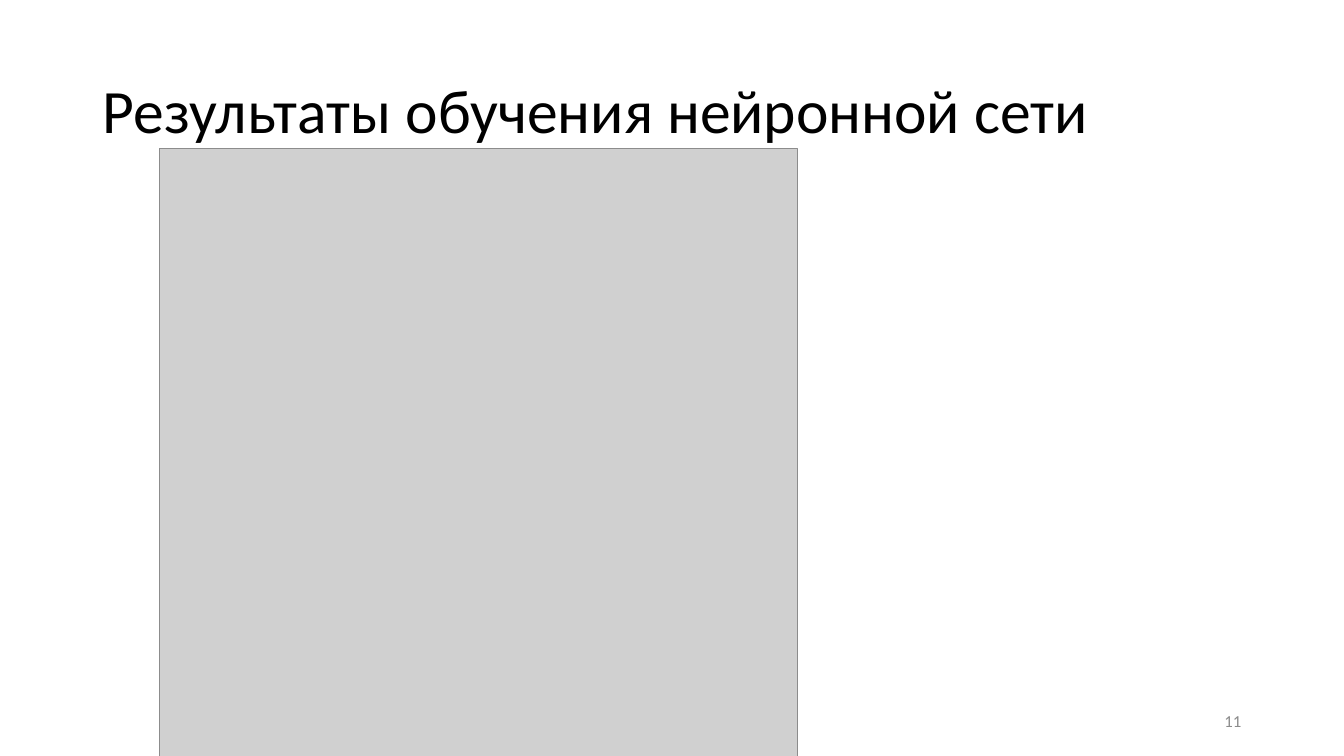
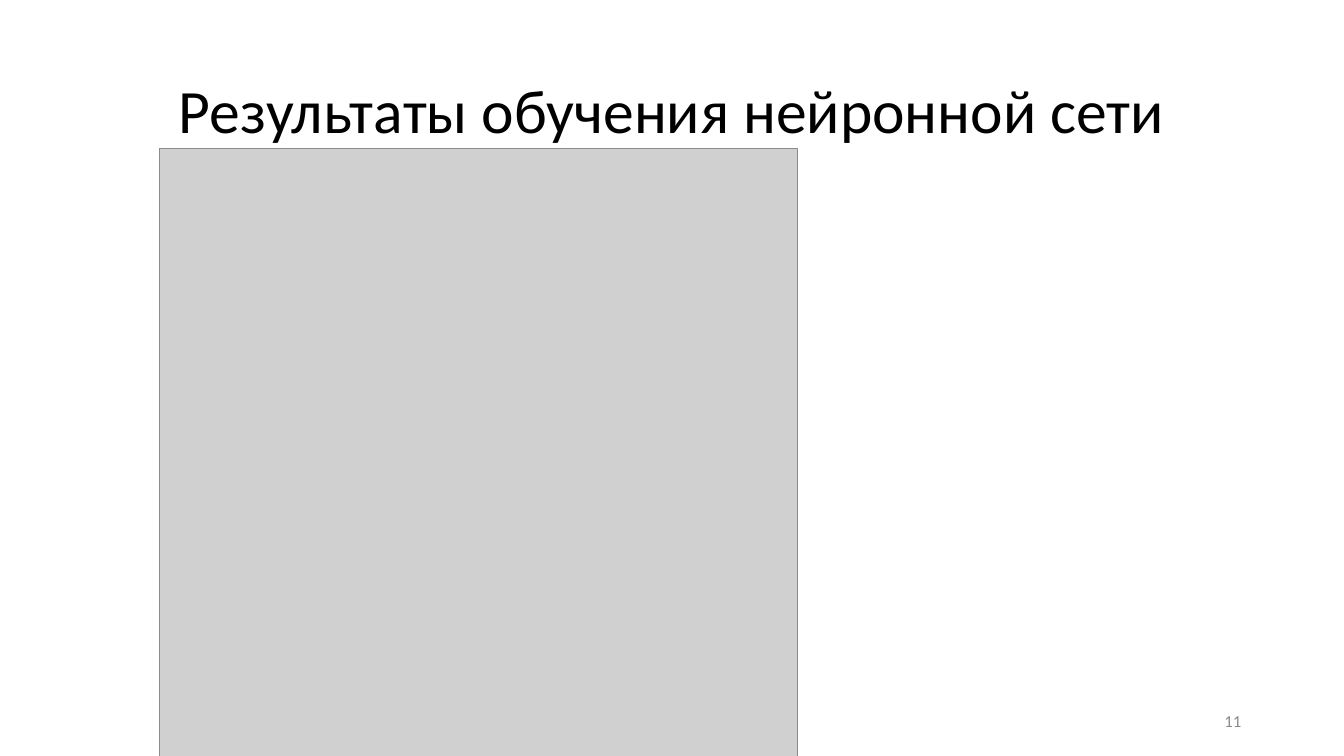
Before and after one commit to biggerevil/diploma, a slide deck: slide 11 of presentation.pptx. Drawn at 1344x756 pixels with LibreOffice and Linux fonts; fonts in the diff are those of the drawing; grey boxes stand for pictures. Boxes give left, top, right and bottom in pixels: in the first picture for what was removed or moved away, otherwise in the second. Text is boxed around its words. In the diff, an @@ line names an element or a change of style, - is before the commit and + after.

```diff
--- a/presentation.pptx
+++ b/presentation.pptx
@@ title "Результаты обучения нейронной сети" at (x1=179, y1=91, x2=1164, y2=143): alignment left to centre @@
```
Also in this commit, not shown: 11 other slides changed.
